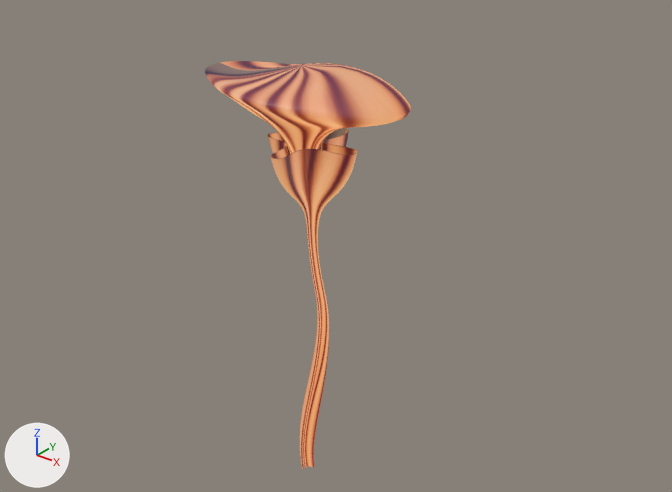
The Blender file blender/mushroom01.blend, before and after one commit.
Both versions are drawn from a 50 mm camera at (3.25, -3.76, 4.02) aimed at (0.05, 0.24, 1.54). The lights are fixed; the arrows at lower left show +X, +Y and +Z.

Objects in the first picture: 'BezierCurve', 'BezierCurve.002'.
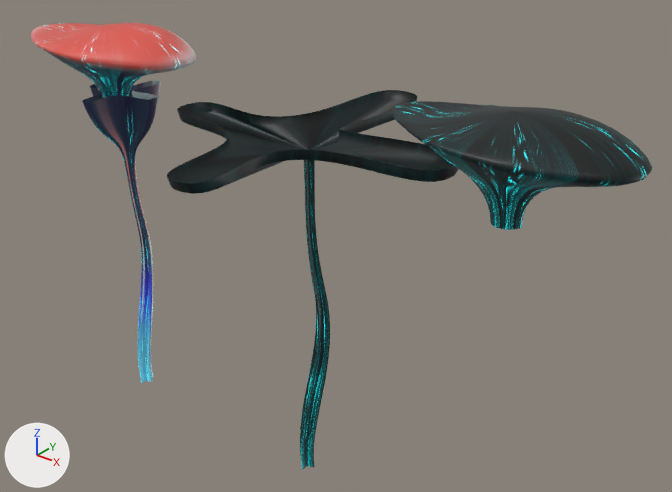
Commit message: mark mushroom as asset

What changed in the scene script:
```text
Add img_mushroom_patterns_emissive_png:
    img_mushroom_patterns_emissive_png = load_image('mushroom_patterns_emissive.png', 'textures/mushroom_patterns_emissive.png', 1024, 1024, 'sRGB')
Change mat_emissivemushroom:
    remove # nodes: BsdfPrincipled, Mapping, OutputMaterial, TexImage, UVMap
    remove # colours: dark blue #040042
    remove # uses the picture img_mushroom_patterns_png
    nodes: BsdfPrincipled, Mapping, Mix, OutputMaterial, TexImage, UVMap, VertexColor
    colours: cyan #0db6bc
    uses the picture img_mushroom_patterns_emissive_png
Add mat_emissivemushroom2:
    mat_emissivemushroom2 = bpy.data.materials.new('EmissiveMushroom2')
    # colours: cyan #0db6bc
    # uses the picture img_mushroom_patterns_emissive_png
Add me_beziercurve:
    me_beziercurve.from_pydata(...)  # 7104 vertices, 6912 faces; spans x -0.59..0.69, y -0.47..0.4, z -0.01..2.74
    me_beziercurve.polygons.foreach_set('use_smooth', [True] * 6912)
    me_beziercurve.materials.append(mat_emissivemushroom)
Change cu_beziercurve:
    where _sp = cu_beziercurve.splines.new('BEZIER'); _sp.bezier_points.add(2)
    remove _sp.bezier_points.foreach_set('co', [0.0646, 0.0, 2.276, 0.119, 0.0, 1.342, 0.0, 0.0, 0.0])
    remove _sp.bezier_points.foreach_set('handle_left', [0.0406, 0.0, 2.983, 0.0228, 0.0, 1.734, -0.0598, 0.0, 0.363])
    remove _sp.bezier_points.foreach_set('handle_right', [0.0811, 0.0, 1.789, 0.215, 0.0, 0.949, 0.162, 0.0, -0.987])
    add _sp.bezier_points.foreach_set('co', [0.0407, 0.0, 2.341, 0.119, 0.0, 1.342, 0.0, 0.0, 0.0])
    add _sp.bezier_points.foreach_set('handle_left', [0.0167, 0.0, 3.048, 0.0228, 0.0, 1.734, -0.0598, 0.0, 0.363])
    add _sp.bezier_points.foreach_set('handle_right', [0.0572, 0.0, 1.854, 0.215, 0.0, 0.949, 0.162, 0.0, -0.987])
    remove cu_beziercurve.materials.append(mat_emissivemushroom)
    add cu_beziercurve.materials.append(mat_emissivemushroom2)
Change cu_beziercurve_001:
    where _sp = cu_beziercurve_001.splines.new('BEZIER'); _sp.bezier_points.add(3)
    remove _sp.bezier_points.foreach_set('co', [-2.81, 0.987, 0.0, -2.275, 0.2, 0.0, -0.985, 0.164, 0.0, -0.00116, 0.176, 0.0])
    remove _sp.bezier_points.foreach_set('handle_left', [-3.371, 1.418, 0.0, -2.483, 0.341, 0.0, -1.36, 0.112, 0.0, -0.251, 0.176, 0.0])
    remove _sp.bezier_points.foreach_set('handle_right', [-2.512, 0.757, 0.0, -2.067, 0.0601, 0.0, -0.409, 0.243, 0.0, 0.999, 0.176, 0.0])
    add _sp.bezier_points.foreach_set('co', [-2.313, 3.088, 0.0, -2.484, 0.2, 0.0, -0.985, 0.164, 0.0, -0.00116, 0.176, 0.0])
    add _sp.bezier_points.foreach_set('handle_left', [-5.451, 4.881, 0.0, -2.692, 0.341, 0.0, -1.36, 0.112, 0.0, -0.251, 0.176, 0.0])
    add _sp.bezier_points.foreach_set('handle_right', [-1.987, 2.902, 0.0, -2.276, 0.0601, 0.0, -0.409, 0.243, 0.0, 0.999, 0.176, 0.0])
Change cu_beziercurve_002:
    remove cu_beziercurve_002.materials.append(mat_emissivemushroom)
    add cu_beziercurve_002.materials.append(mat_emissivemushroom2)
Change ob_beziercurve_002:
    ob_beziercurve_002.location: (0.041, -0.035, 0.749) -> (1.32, -0.035, 0.749)
Add ob_mushroom01:
    ob_mushroom01 = bpy.data.objects.new('mushroom01', me_beziercurve)
    ob_mushroom01.location = (-1.605, 0.0, 0.0)
```

Where the change shows, as pixel boxes [x1, y1, x2, y2] in the pictures (672 x 492 px):
'BezierCurve.002', surface changed, reshaped, moved: before [205, 61, 411, 154]; after [391, 101, 652, 230]
'BezierCurve', surface changed, reshaped (orange to cyan, 221% wider, 11% taller): before [267, 128, 357, 469]; after [167, 90, 458, 469]
'mushroom01', added: after [31, 23, 196, 383]
